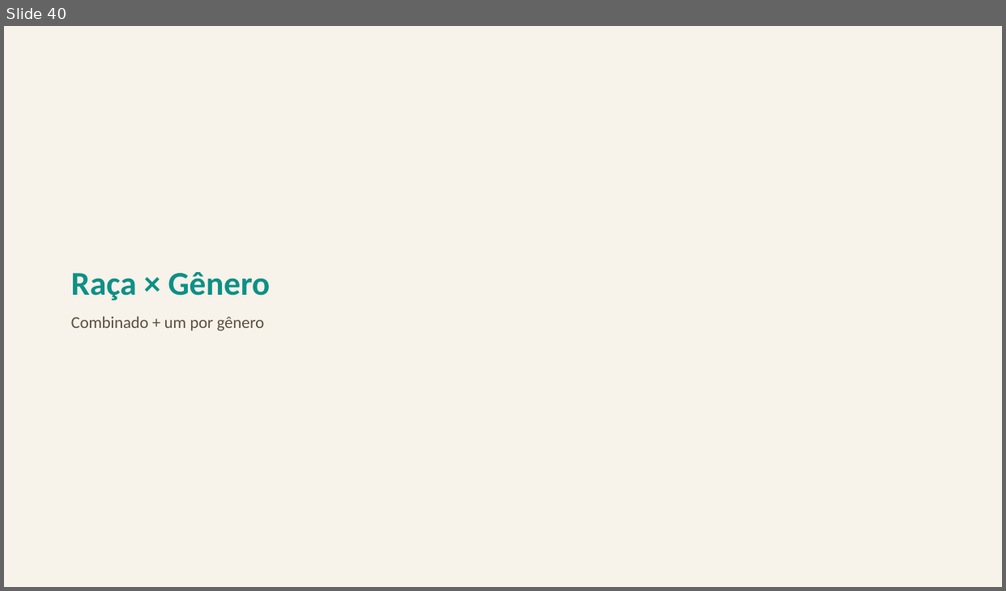
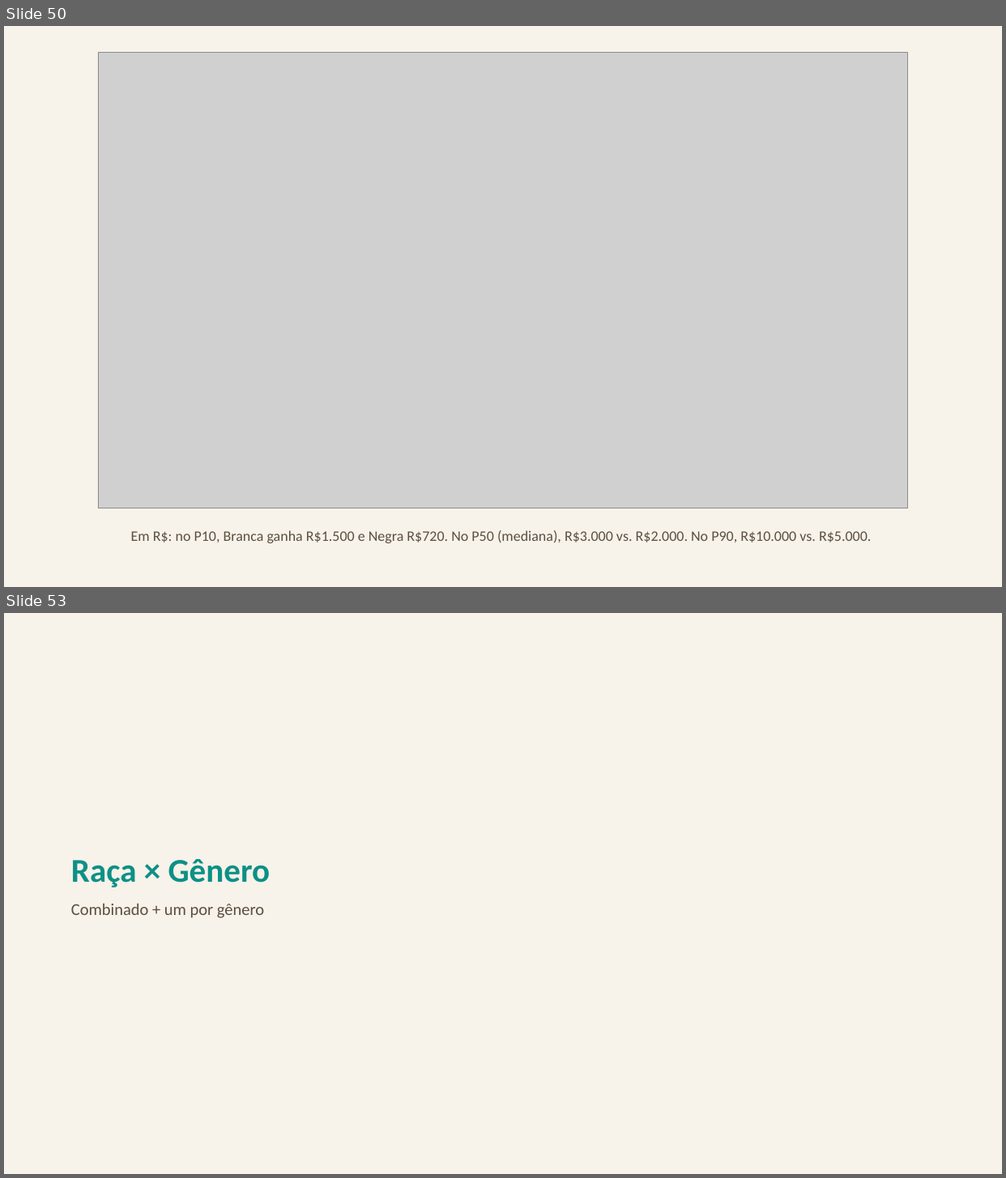
Before and after one commit to FelipeSantanaJ/Hub-Racial-Brasil, a slide deck: docs/Datahub_Racial_Brasil_Fase1.pptx. Shown one above the other, each under a label of ours: slide 40 before the commit, slides 50 and 53 after it; the slides between them are not shown. The pictures are 1006x591 and 1006x1178 pixels, drawn with LibreOffice and Linux fonts; fonts in the diff are those of the drawing; grey boxes stand for pictures. Boxes give left, top, right and bottom in pixels: in the first picture for what was removed or moved away, otherwise in the second. Text is boxed around its words. In the diff, an @@ line names an element or a change of style, - is before the commit and + after.

```diff
--- a/docs/Datahub_Racial_Brasil_Fase1.pptx
+++ b/docs/Datahub_Racial_Brasil_Fase1.pptx
@@ slide 50 added at [4,26,1002,587], background #F7F2EA @@
@@ picture added at [98,52,908,509] @@
@@ text added at [131,531,871,544], 14 pt, text #5C4F3F @@
+Em R$: no P10, Branca ganha R$1.500 e Negra R$720. No P50 (mediana), R$3.000 vs. R$2.000. No P90, R$10.000 vs. R$5.000.
@@ what was slide 40 is now slide 53 @@
```
Also in this commit, not shown: 2 slides changed, 12 other slides added.
